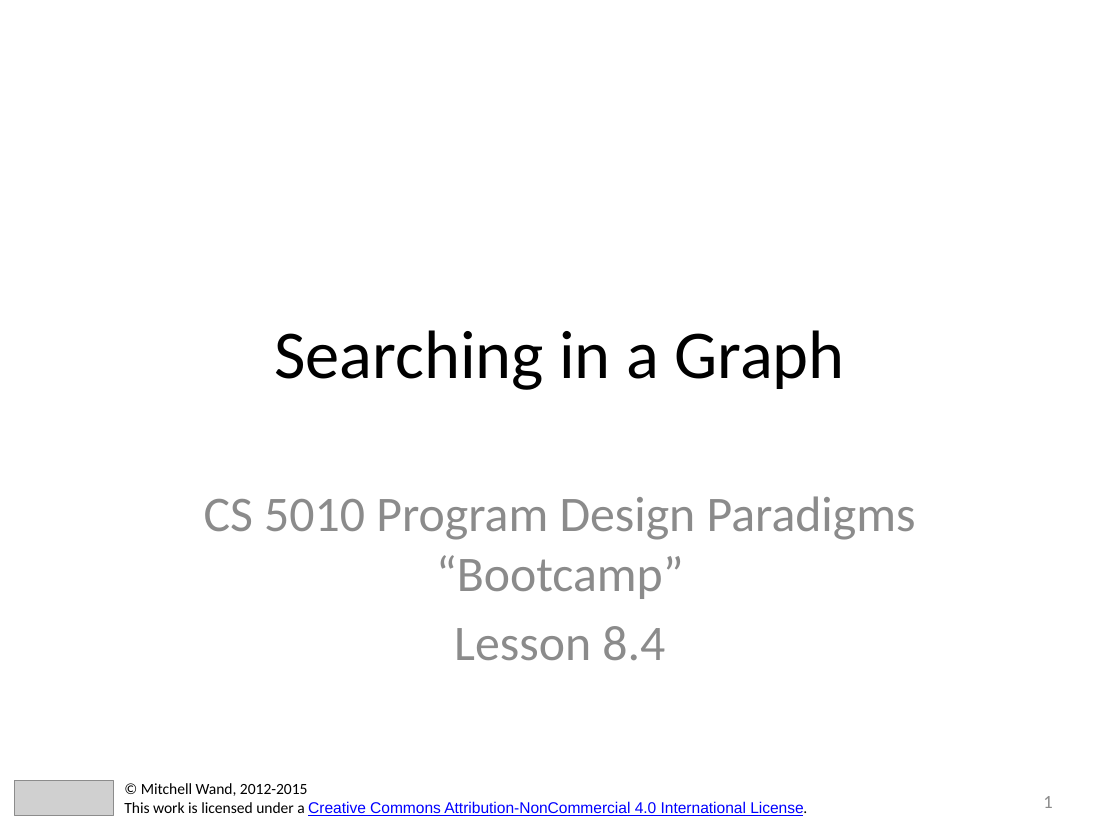
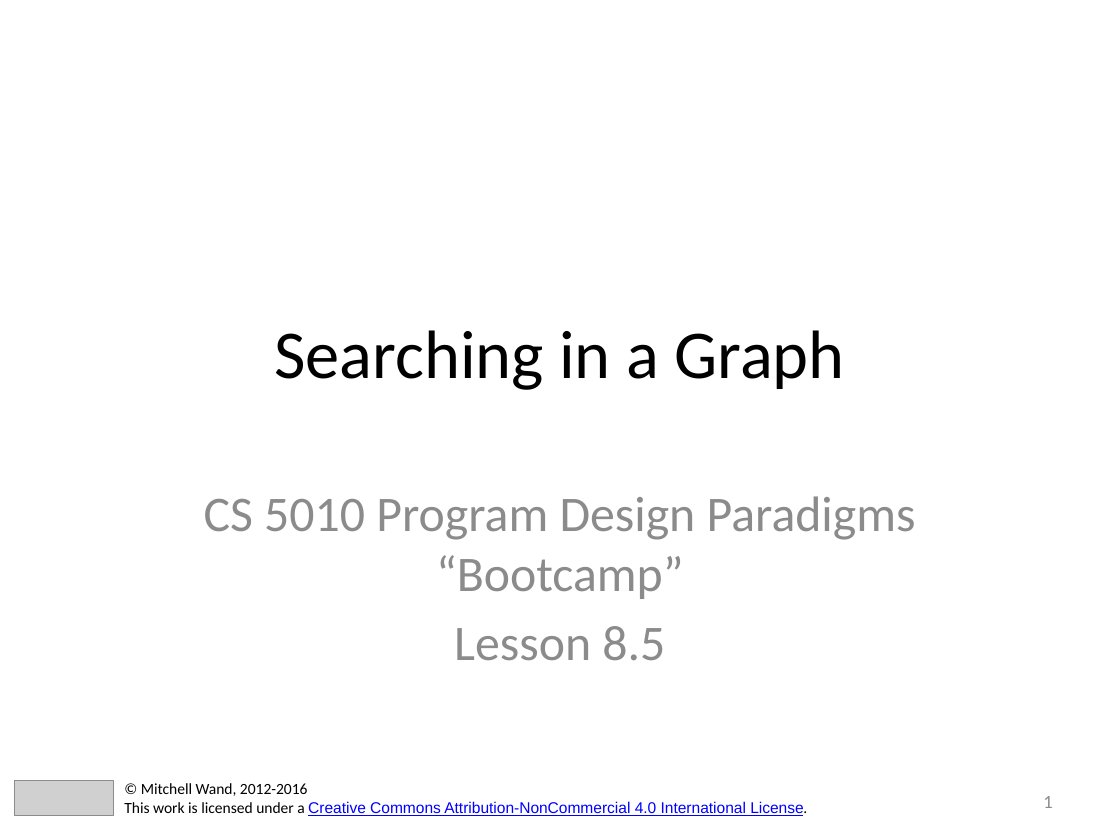
Before and after one commit to mwand/cs5010f16, a slide deck: slide 1 of Slides/Lesson 8.5 Searching in a Graph.pptx. Drawn at 1120x840 pixels with LibreOffice and Linux fonts; fonts in the diff are those of the drawing; grey boxes stand for pictures. Boxes give left, top, right and bottom in pixels: in the first picture for what was removed or moved away, otherwise in the second. Text is boxed around its words. In the diff, an @@ line names an element or a change of style, - is before the commit and + after.

```diff
--- a/Slides/Lesson 8.5 Searching in a Graph.pptx
+++ b/Slides/Lesson 8.5 Searching in a Graph.pptx
@@ subtitle at (454,626,665,660): text changed @@
-Lesson 8.4
+Lesson 8.5
@@ text at (141,783,308,796): text changed @@
-© Mitchell Wand, 2012-2015
+© Mitchell Wand, 2012-2016
```
Also in this commit, not shown: 5 other slides changed, 2 slides added, 4 slides removed, 6 other files.
